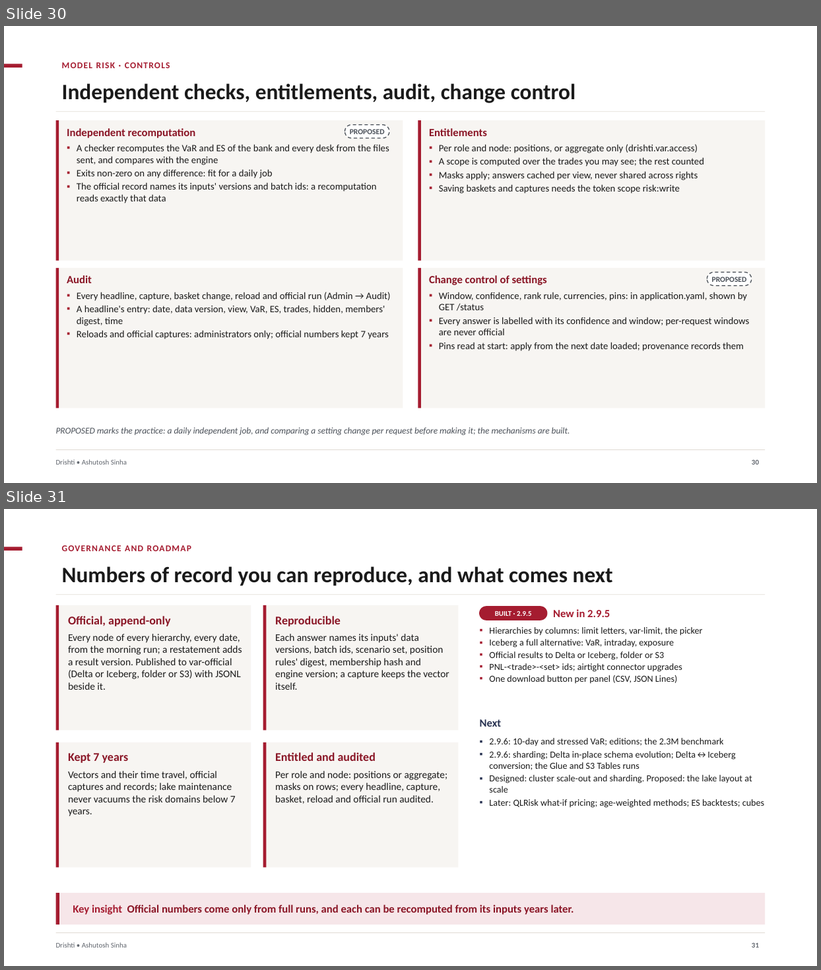
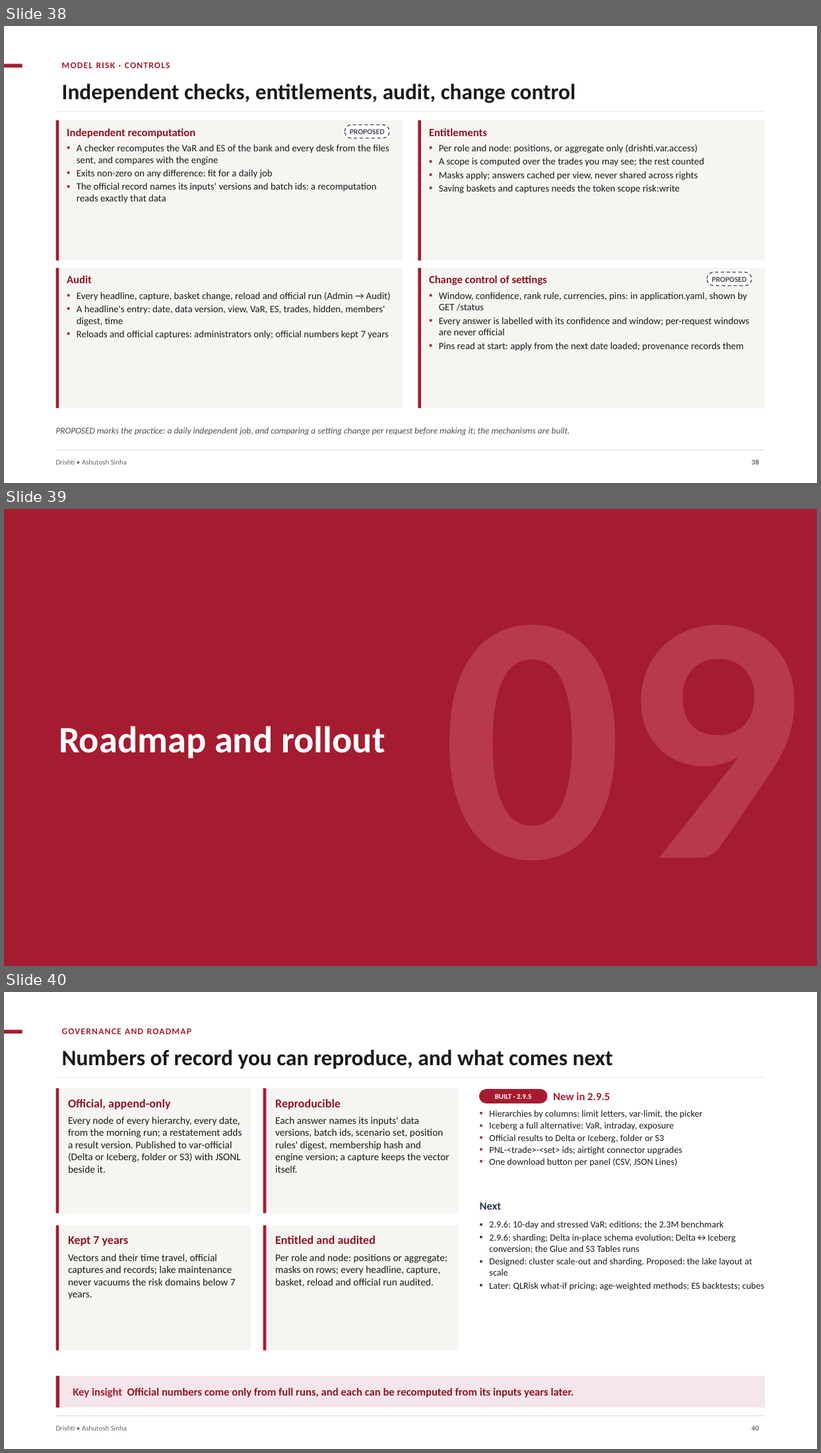
Before and after one commit to ajsinha/drishti, a slide deck: docs/publications/Drishti-VaR-Engine.pptx. Shown one above the other, each under a label of ours: slides 30 and 31 before the commit, slides 38, 39 and 40 after it. The pictures are 821x970 and 821x1453 pixels, drawn with LibreOffice and Linux fonts; fonts in the diff are those of the drawing. Boxes give left, top, right and bottom in pixels: in the first picture for what was removed or moved away, otherwise in the second. Text is boxed around its words. In the diff, an @@ line names an element or a change of style, - is before the commit and + after.

Commit message:
VaR deck in nine chapters (why, how VaR works, data in, scale and capacity, storage, deployment and AWS, operations, model risk and controls, roadmap and rollout), each opened by a solid chapter slide with its name and a large watermark number; 43 slides

```diff
--- a/docs/publications/Drishti-VaR-Engine.pptx
+++ b/docs/publications/Drishti-VaR-Engine.pptx
@@ slide 39 added at [4, 509, 817, 966], background #FFFFFF @@
@@ rectangle added at [4, 509, 817, 966], fill #A51C30 @@
@@ text added at [59, 726, 385, 758], 44 pt, text #FFFFFF, bold @@
+Roadmap and rollout
@@ what was slide 30 is now slide 38 @@
@@ what was slide 31 is now slide 40 @@
@@ page number at [752, 1426, 759, 1431]: text changed @@
-31
+40
```
Also in this commit, not shown: 8 other slides added, 1 other file.
